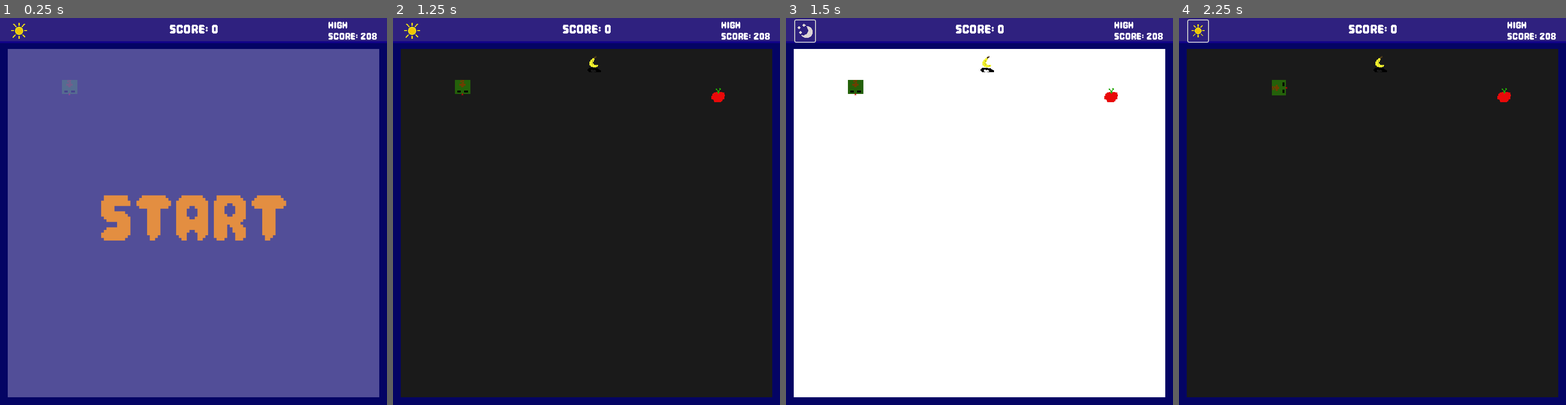
Above: before the commit, frames 1-4 (left to right).
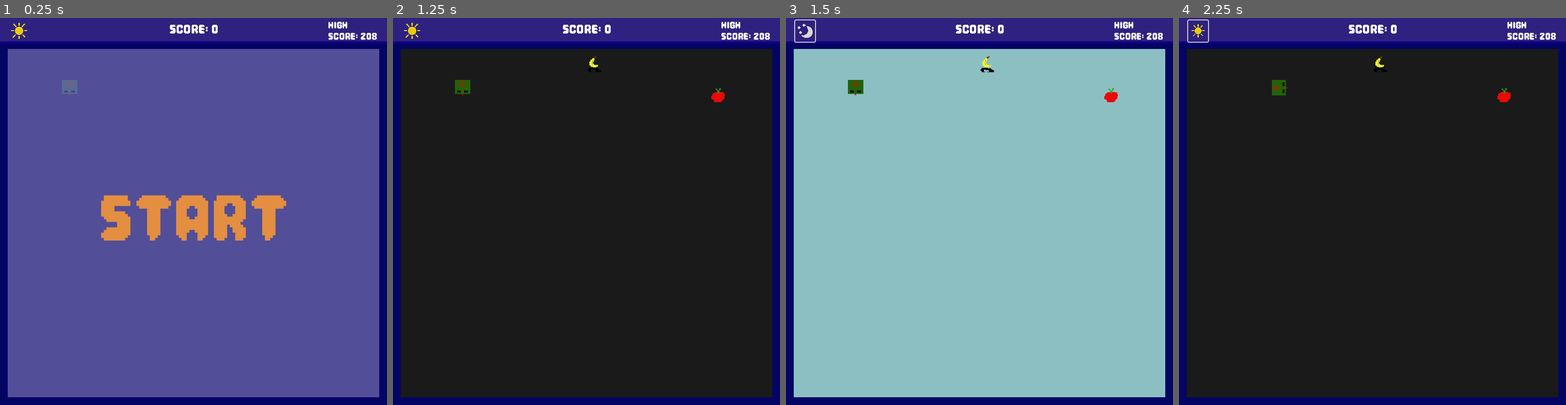
Above: after the commit, the same moments.

Repository: MVour-bz/snake_game
Game: Godot game, scene res://scenes/snake_game.tscn
The game is run twice, just before and just after one commit, with the same random seed, the same clock (stepped at 60 frames per second) and the same inputs.
Inputs (mouse positions are in pixels of both pictures, inside the frame that each line leads up to):
- Up to frame 1 (0.25 s): no input
- Up to frame 2 (1.25 s): click "START" at 0.5 s
- Up to frame 3 (1.5 s): click (805, 29) at 1.25 s
- Up to frame 4 (2.25 s): tap Enter at 2 s; hold Right (ui_right) from 2.03 s (still down)

Frames 1-2 are identical in both runs. In frame 3, 86% of the frame differs, in the area x 2-98%, y 8-98%; in frame 4, nothing differs.

Commit message:
update bgrnd color in light theme

Diff:
--- a/autoloads/global.gd
+++ b/autoloads/global.gd
@@ -20,7 +20,7 @@
 		"secondary": "#FF5E1696",
 		"surface": "#1b03a396",
 		"highlight": "#16FF5E",
-		"background": "#FFFFFF",
+		"background": "#8cbfc2",
 		"glow": "#1600FF",
 		"snake": "#00FF00"
 	}
